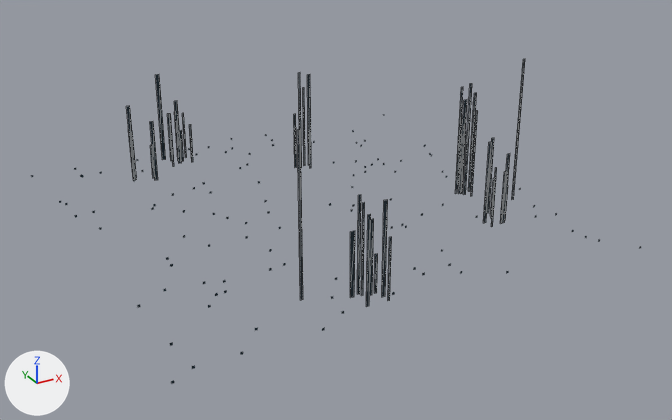
One commit to the glTF model netrun/assets/models/env/far_field.glb: the scene before it, then after it.
Before and after are seen from a 50 mm lens placed at (-9.3, -18.21, 8.95), pointed at (0.24, -0.87, 0.28). The lights are fixed; the arrows at lower left show +X, +Y and +Z. The first picture is the older version. Mesh edges are drawn as thin lines on the coarser meshes.

The first picture shows 'far_pts', 'far_towers'.
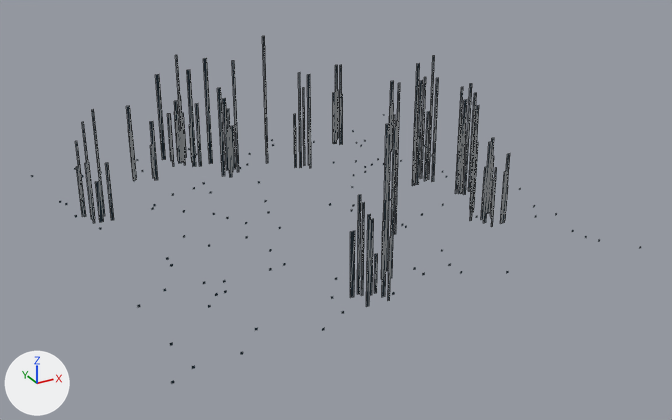
Changed parts and their boxes [x1, y1, x2, y2] in the pictures (672 x 420 px; the box of a moved part takes in the faces that stretch with it):
```json
{"object": "far_towers", "change": "reshaped", "before": [126, 59, 525, 307], "after": [75, 36, 510, 307], "on screen": "9% wider, 9% taller"}
{"part": 1, "of": "me_far_towers", "change": "added", "after": [195, 104, 202, 166]}
{"part": 2, "of": "me_far_towers", "change": "added", "after": [338, 90, 339, 138]}
{"part": 3, "of": "me_far_towers", "change": "added", "after": [432, 78, 439, 182]}
{"part": 4, "of": "me_far_towers", "change": "moved or reshaped", "before": [297, 129, 303, 300], "after": [394, 83, 400, 234]}
{"part": 5, "of": "me_far_towers", "change": "built on", "before": [512, 59, 525, 199], "after": [75, 36, 494, 279]}
{"part": 6, "of": "me_far_towers", "change": "edited", "before": [126, 73, 510, 307], "after": [126, 73, 510, 307], "on screen": "looks the same"}
```

Edits to the scene script, one JSON object a line:
```json
{"block": "me_far_towers", "where": "# used by ob_far_towers; location = (0.0, 0.0, 0.0)"}
{"op": "remove", "block": "me_far_towers", "code": "me_far_towers.from_pydata(...)  # 172 vertices, 86 faces; spans x -3.11..4.68, y -4.68..4.94, z 0.0..3.51"}
{"op": "add", "block": "me_far_towers", "code": "me_far_towers.from_pydata(...)  # 364 vertices, 182 faces; spans x -4.87..4.11, y -4.68..4.94, z 0.0..3.51"}
{"block": "me_far_towers", "change": "me_far_towers part 1: the loose piece of 4 vertices spanning x -1.67..-1.58, y 4.48, z 0.0..1.75 is copied, and the copy is moved by (0.4, -0.48, 0.0); it spans x -1.26..-1.19, y 3.99, z 0.0..1.74"}
{"block": "me_far_towers", "change": "me_far_towers part 2: the loose piece of 4 vertices spanning x 1.27..1.32, y 2.46, z 0.0..1.42 is copied, and the copy is moved by (1.83, 1.77, 0.0); it spans x 3.1..3.15, y 4.23, z 0.0..1.43"}
{"block": "me_far_towers", "change": "me_far_towers part 3: the loose piece of 4 vertices spanning x 3.63..3.7, y -0.86, z 0.0..2.73 is copied, and the copy is moved by (-0.06, 0.95, 0.0); it spans x 3.57..3.64, y 0.09, z 0.0..2.73"}
{"block": "me_far_towers", "change": "me_far_towers part 4: the loose piece of 4 vertices spanning x -2.19..-2.13, y -3.83, z 0.0..3.51 is moved by (3.21, 1.68, 0.0)"}
{"block": "me_far_towers", "change": "me_far_towers part 5"}
{"block": "me_far_towers", "change": "4 vertices move from x 4.62..4.68, y -1.83, z 0.0..3.51 to x 3.57..3.67, y -2.22, z 0.0..1.43"}
{"block": "me_far_towers", "change": "90 vertices are added at x -4.87..4.05, y -3.96..4.49, z 0.0..3.45"}
{"block": "me_far_towers", "change": "16 new vertices lie (0.09, 0.0, 0.0) away from vertices in x -4.72..3.88, y 0.1..3.89, z 0.0..3.1"}
{"block": "me_far_towers", "change": "16 new vertices lie (0.06, 0.0, 0.0) away from vertices in x -1.54..4.05, y -2.36..4.49, z 0.0..3.45"}
{"block": "me_far_towers", "change": "14 new vertices lie (0.07, 0.0, 0.0) away from vertices in x -4.33..3.23, y -3.96..3.2, z 0.0..3.36"}
{"block": "me_far_towers", "change": "12 new vertices lie (0.08, 0.0, 0.0) away from vertices in x -0.55..3.43, y -3.6..4.13, z 0.0..3.06"}
{"block": "me_far_towers", "change": "12 new vertices lie (0.04, 0.0, 0.0) away from vertices in x -4.83..3.33, y -3.84..4.28, z 0.0..2.45"}
{"block": "me_far_towers", "change": "10 new vertices lie (0.1, 0.0, 0.0) away from vertices in x -4.6..3.77, y 1.7..4.06, z 0.0..2.88"}
{"block": "me_far_towers", "change": "10 new vertices lie (0.05, 0.0, 0.0) away from vertices in x -4.87..3.97, y 0.27..3.96, z 0.0..3.25"}
{"block": "me_far_towers", "change": "90 new faces join them"}
{"block": "me_far_towers", "change": "me_far_towers part 6: 84 kept faces spanning x -3.11..4.07, y -4.68..4.94, z 0.0..2.84 get new vertex colours"}
```
